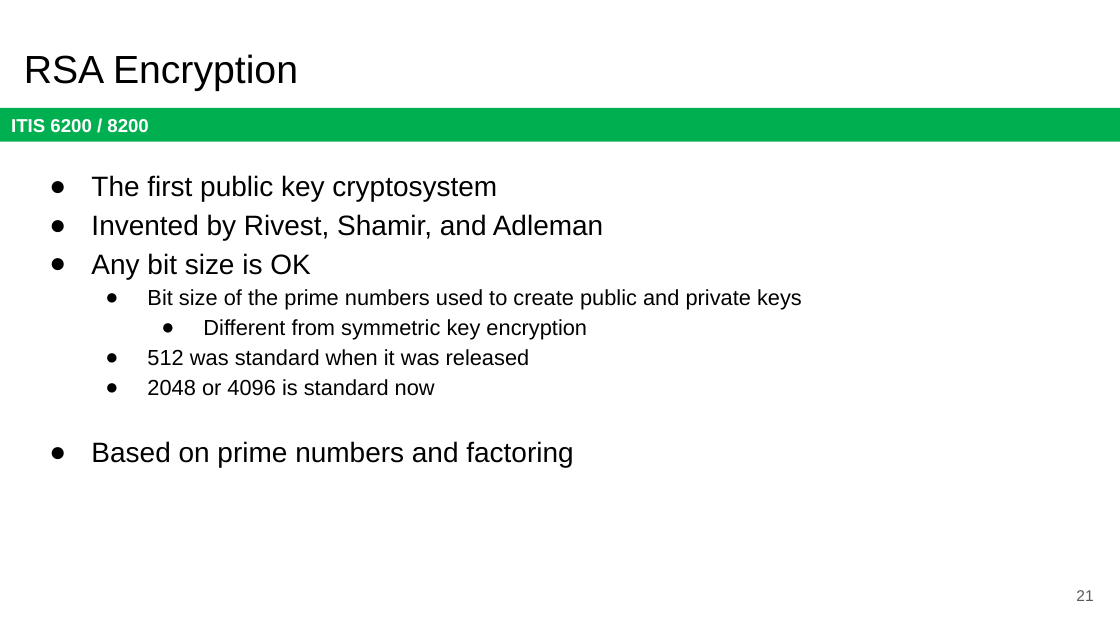
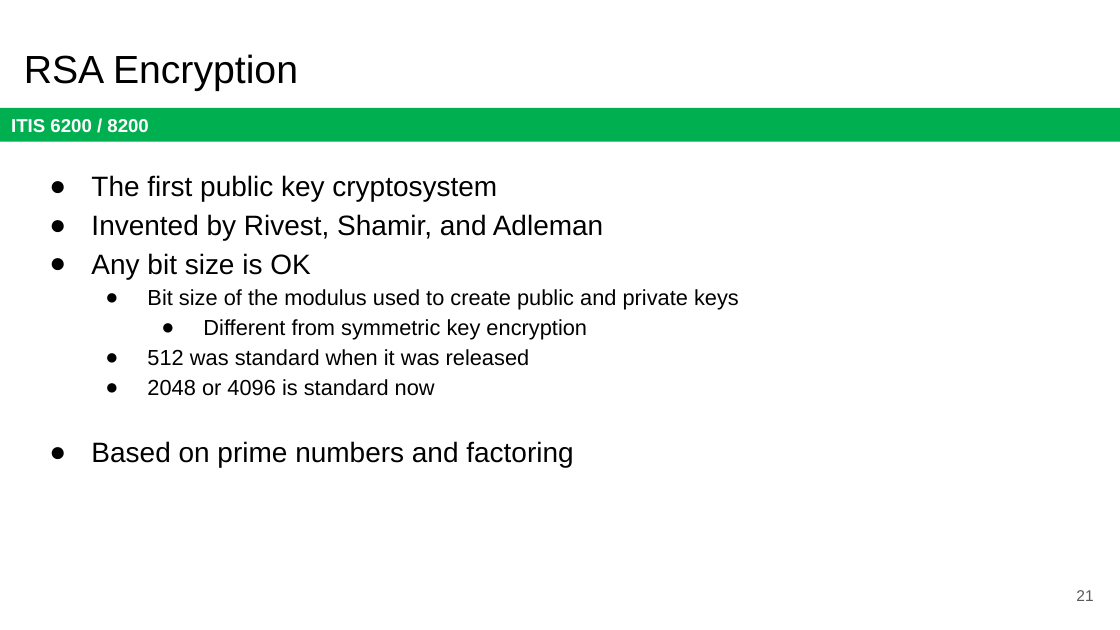
Before and after one commit to jx5c/github.io, a slide deck: slide 21 of teaching/ITIS6200/2023fa/lectures/lec06.pptx. Drawn at 1120x630 pixels with LibreOffice and Linux fonts; fonts in the diff are those of the drawing. Boxes give left, top, right and bottom in pixels: in the first picture for what was removed or moved away, otherwise in the second. Text is boxed around its words. In the diff, an @@ line names an element or a change of style, - is before the commit and + after.

```diff
--- a/teaching/ITIS6200/2023fa/lectures/lec06.pptx
+++ b/teaching/ITIS6200/2023fa/lectures/lec06.pptx
@@ text at bbox=[147, 289, 739, 310]: text changed @@
-  ● Bit size of the prime numbers used to create public and private keys
+  ● Bit size of the modulus used to create public and private keys
```
Also in this commit, not shown: 1 slide added, 4 other files.
